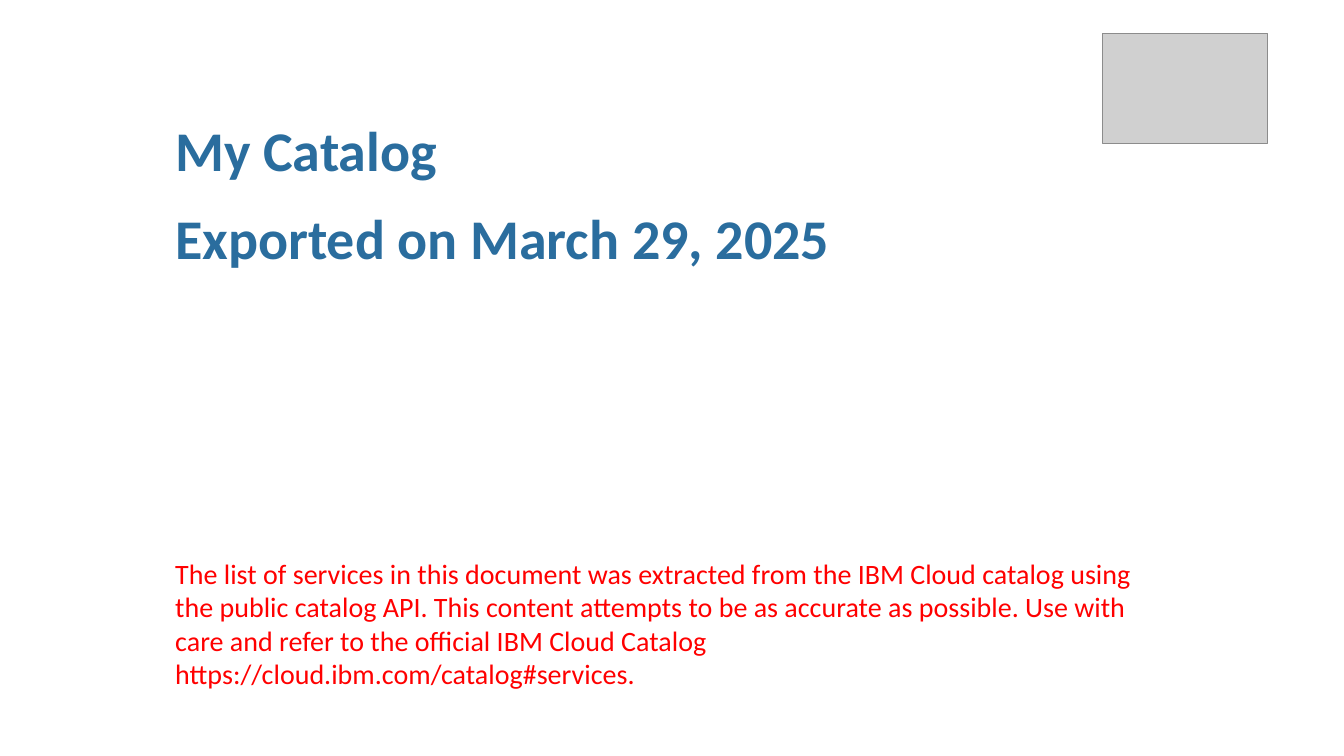
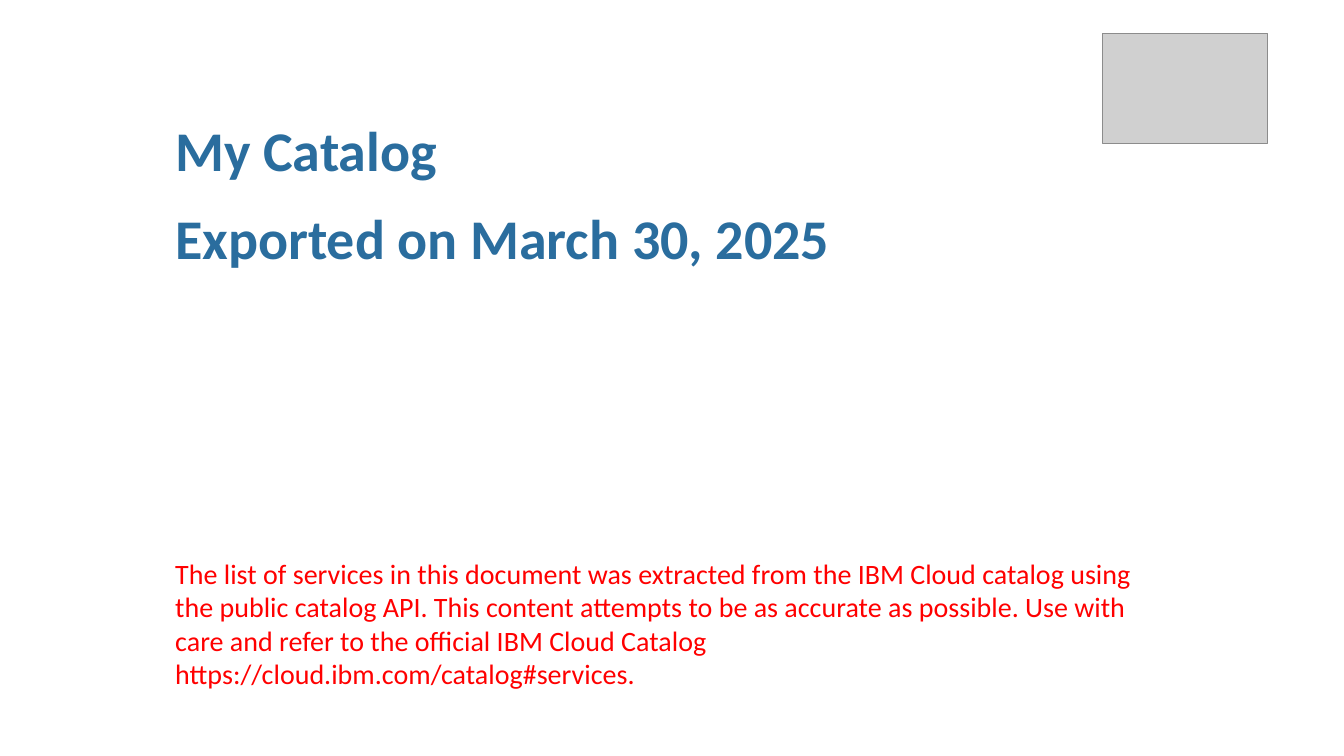
Before and after one commit to l2fprod/mycatalog, a slide deck: slide 1 of docs/generated/mycatalog.pptx. Drawn at 1344x756 pixels with LibreOffice and Linux fonts; fonts in the diff are those of the drawing; grey boxes stand for pictures. Boxes give left, top, right and bottom in pixels: in the first picture for what was removed or moved away, otherwise in the second. Text is boxed around its words. In the diff, an @@ line names an element or a change of style, - is before the commit and + after.

```diff
--- a/docs/generated/mycatalog.pptx
+++ b/docs/generated/mycatalog.pptx
@@ text at [175, 219, 829, 268]: text changed @@
-Exported on March 29, 2025
+Exported on March 30, 2025
```
Also in this commit, not shown: 7 other files.
